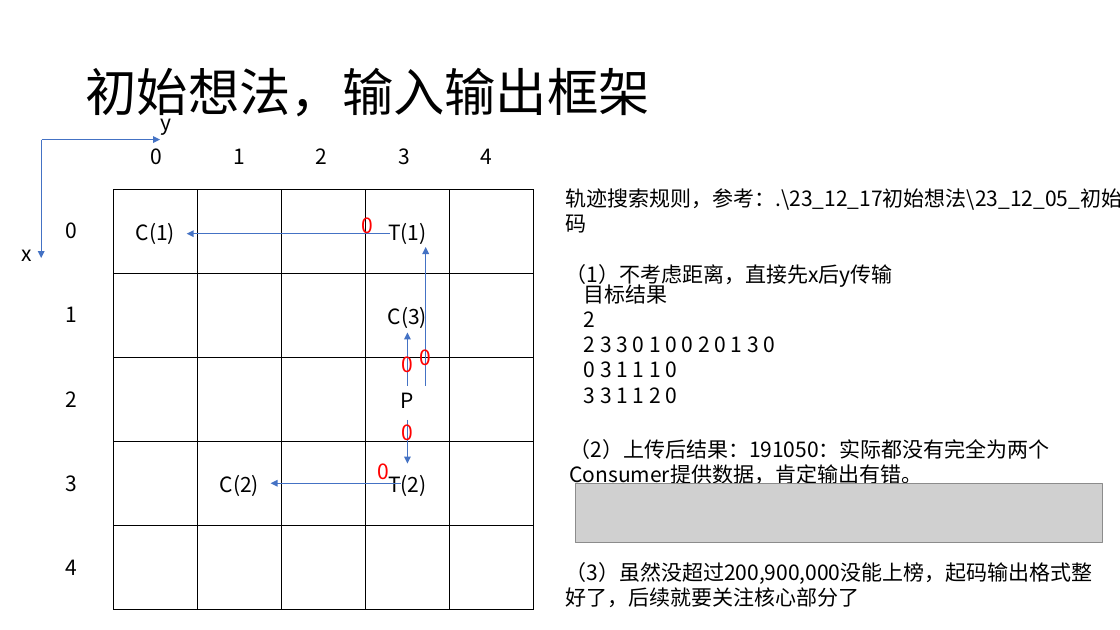
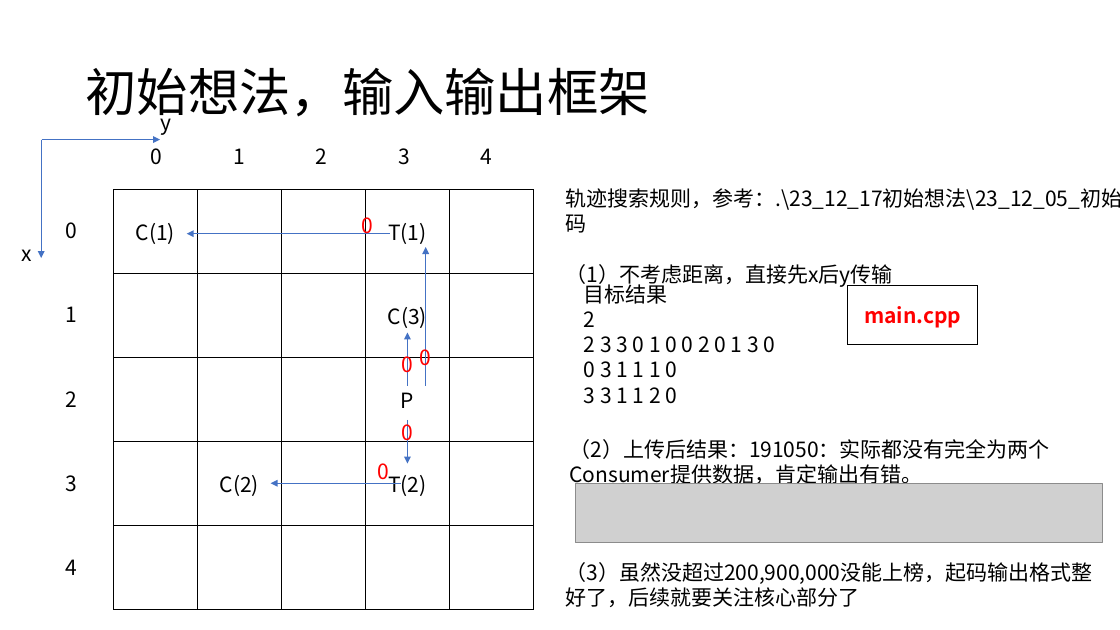
Before and after one commit to HuangDDU/hzy_algorithm, a slide deck: slide 8 of huawei/示例输入输出.pptx (slide 9 before the commit). Drawn at 1120x630 pixels with LibreOffice and Linux fonts; fonts in the diff are those of the drawing; grey boxes stand for pictures. Boxes give left, top, right and bottom in pixels: in the first picture for what was removed or moved away, otherwise in the second. Text is boxed around its words. In the diff, an @@ line names an element or a change of style, - is before the commit and + after.

```diff
--- a/huawei/示例输入输出.pptx
+++ b/huawei/示例输入输出.pptx
@@ rectangle added at bbox=[848, 286, 978, 344], outline #000000 1 pt, 18 pt, text #FF0000, bold @@
+main.cpp
```
Also in this commit, not shown: 2 other slides changed, 4 slides added, 1 slide removed, 7 other files.
